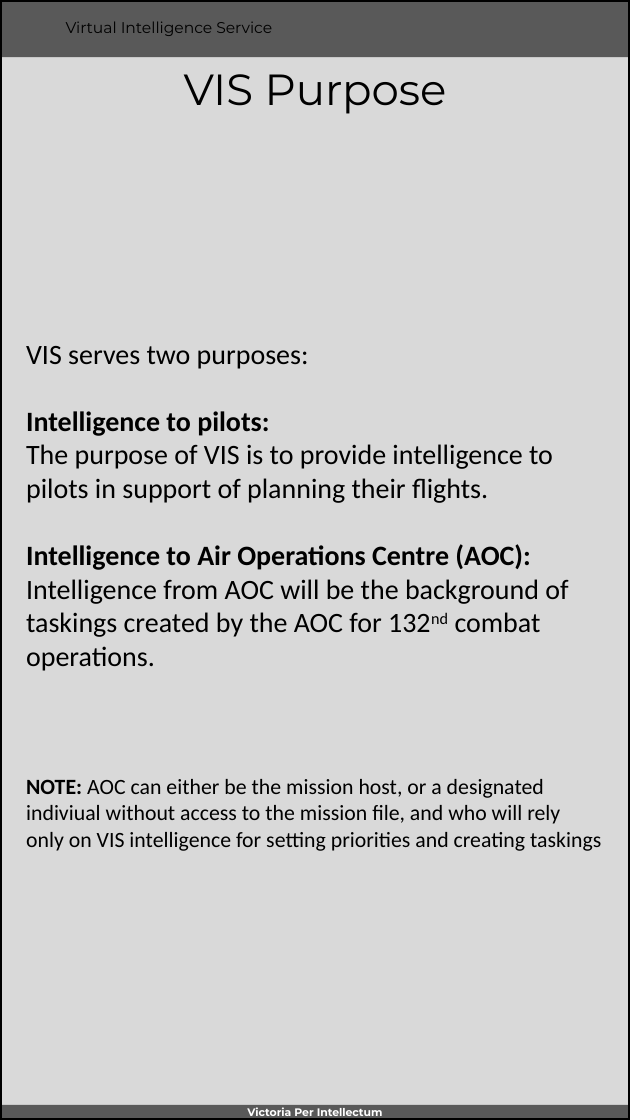
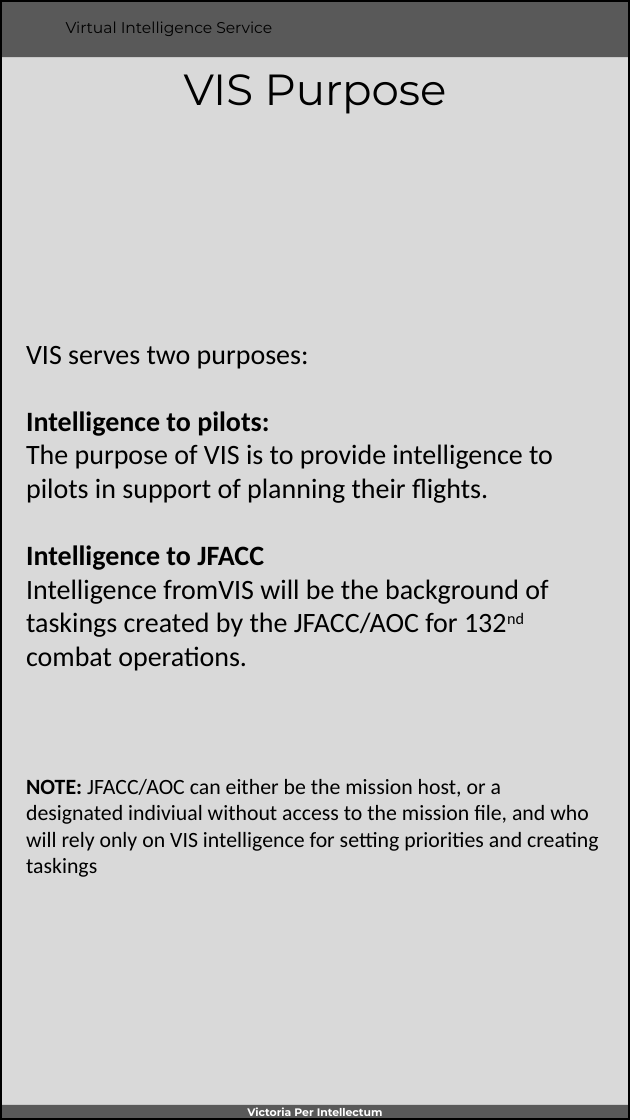
Before and after one commit to 132nd-vWing/VIS, a slide deck: slide 5 of VIS WORKSPACE/VIS Instructions.pptx. Drawn at 630x1120 pixels with LibreOffice and Linux fonts; fonts in the diff are those of the drawing; background and template pictures are left out. Boxes give left, top, right and bottom in pixels: in the first picture for what was removed or moved away, otherwise in the second. Text is boxed around its words. In the diff, an @@ line names an element or a change of style, - is before the commit and + after.

```diff
--- a/VIS WORKSPACE/VIS Instructions.pptx
+++ b/VIS WORKSPACE/VIS Instructions.pptx
@@ text at <box>26,545,598,877</box>: text changed @@
-Intelligence to Air Operations Centre (AOC):
-Intelligence from AOC will be the background of taskings created by the AOC for 132nd combat operations.
-NOTE: AOC can either be the mission host, or a designated indiviual without access to the mission file, and who will rely only on VIS intelligence for setting priorities and creating taskings
+Intelligence to JFACC
+Intelligence fromVIS will be the background of taskings created by the JFACC/AOC for 132nd combat operations.
+NOTE: JFACC/AOC can either be the mission host, or a designated indiviual without access to the mission file, and who will rely only on VIS intelligence for setting priorities and creating taskings
```
Also in this commit, not shown: 1 other slide changed, 1 slide added.
